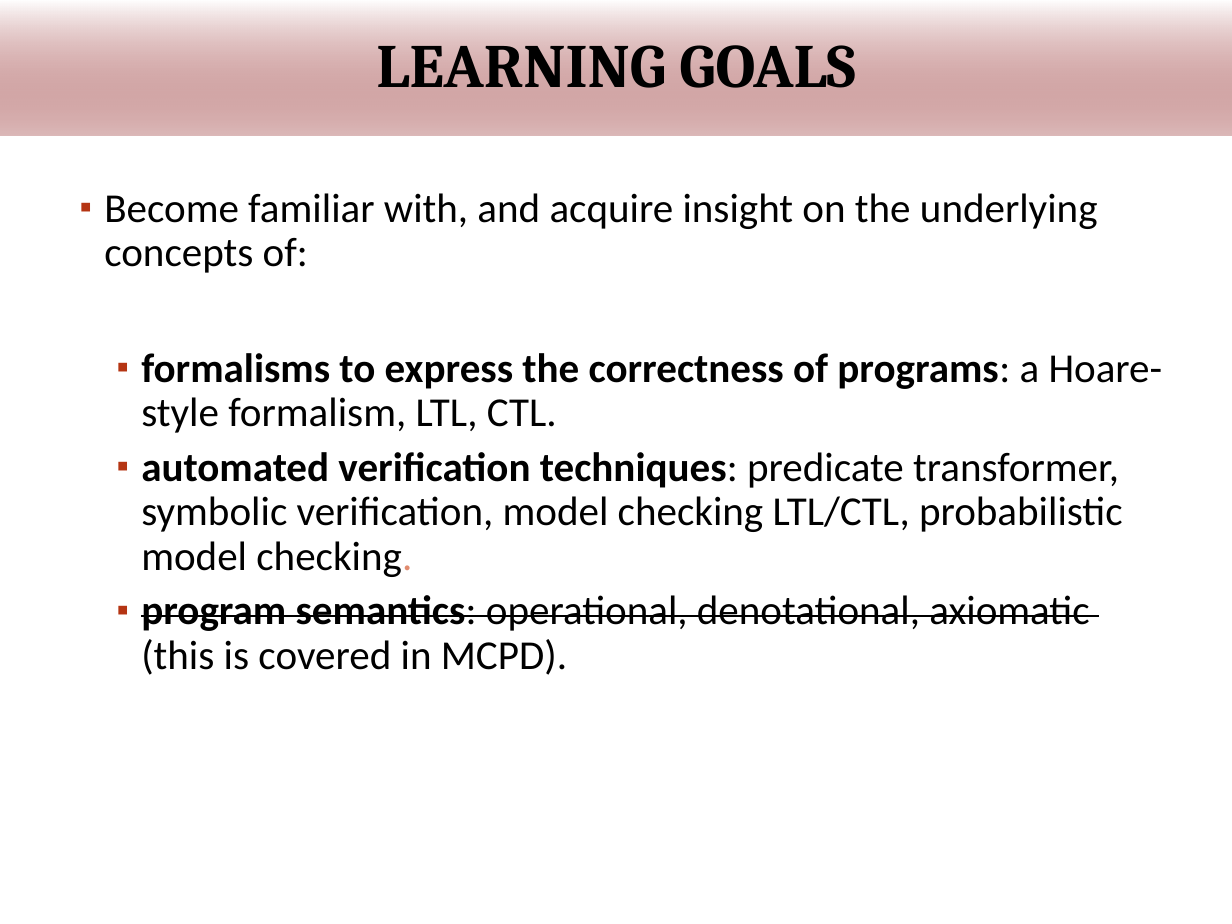
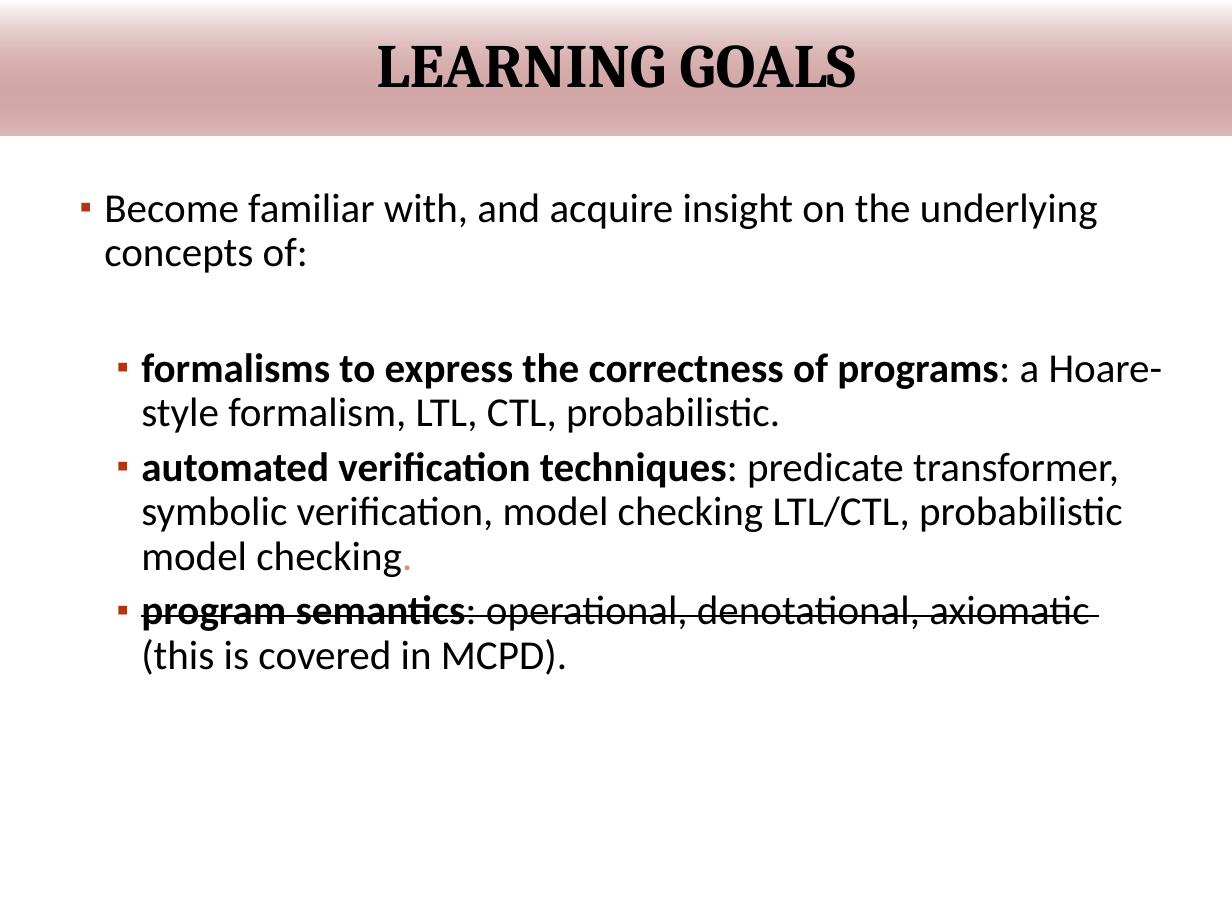
Before and after one commit to wooshrow/infopv, a slide deck: slide 8 of slides/PVadmin.pptx. Drawn at 1232x924 pixels with LibreOffice and Linux fonts; fonts in the diff are those of the drawing; background and template pictures are left out. Boxes give left, top, right and bottom in pixels: in the first picture for what was removed or moved away, otherwise in the second. Text is boxed around its words. In the diff, an @@ line names an element or a change of style, - is before the commit and + after.

```diff
--- a/slides/PVadmin.pptx
+++ b/slides/PVadmin.pptx
@@ text at bbox=[141, 353, 1163, 433]: text changed; bold off @@
-  ▪ formalisms to express the correctness of programs: a Hoare-style formalism, LTL, CTL.
+  ▪ formalisms to express the correctness of programs: a Hoare-style formalism, LTL, CTL, probabilistic.
```
Also in this commit, not shown: 3 other slides changed, 1 other file.
